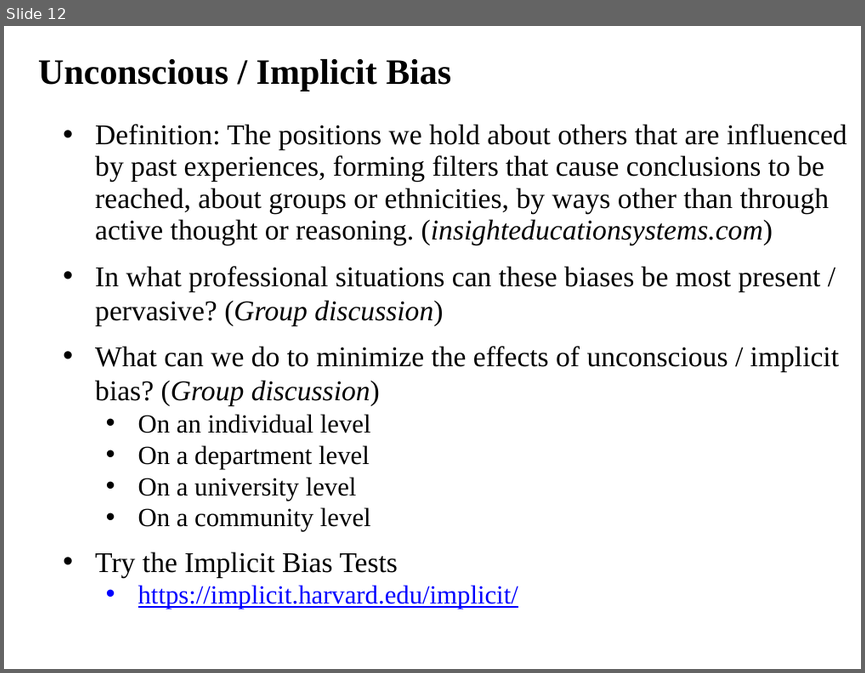
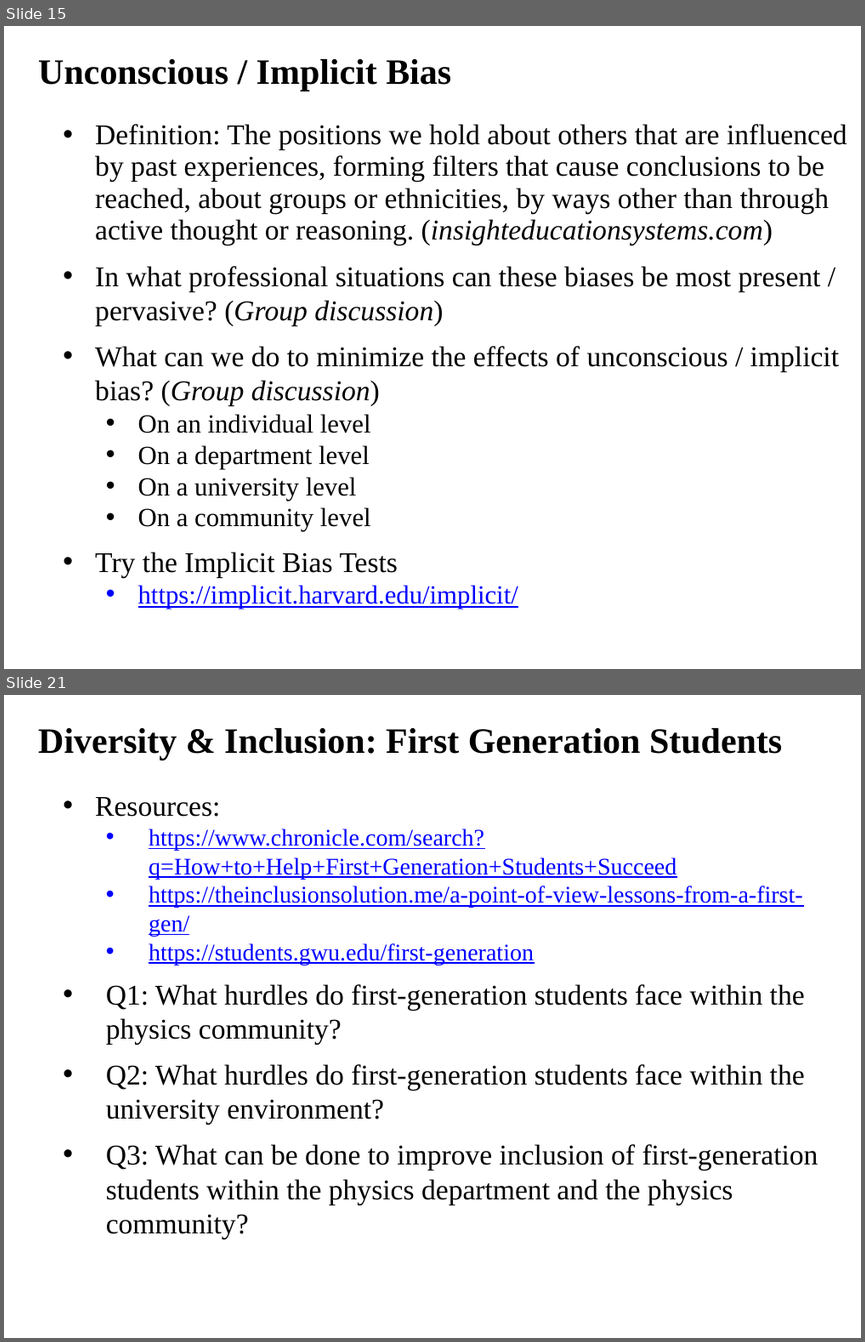
Before and after one commit to ajvanderhorst/PhysicsCapstoneGW, a slide deck: Topics/Slides/ClassCommunity2DiversityInclusion.pptx. Shown one above the other, each under a label of ours: slide 12 before the commit, slides 15 and 21 after it; the slides between them are not shown. The pictures are 865x673 and 865x1342 pixels, drawn with LibreOffice and Linux fonts; fonts in the diff are those of the drawing. Boxes give left, top, right and bottom in pixels: in the first picture for what was removed or moved away, otherwise in the second. Text is boxed around its words. In the diff, an @@ line names an element or a change of style, - is before the commit and + after.

```diff
--- a/Topics/Slides/ClassCommunity2DiversityInclusion.pptx
+++ b/Topics/Slides/ClassCommunity2DiversityInclusion.pptx
@@ slide 21 added at bbox=[4, 695, 861, 1338], background #FFFFFF @@
@@ text added at bbox=[38, 728, 782, 760], 30 pt, text #000000, bold @@
+Diversity & Inclusion: First Generation Students
@@ text added at bbox=[95, 797, 818, 1238], 24 pt, text #000000 @@
+• Resources:
+  • https://www.chronicle.com/search?q=How+to+Help+First+Generation+Students+Succeed
+  • https://theinclusionsolution.me/a-point-of-view-lessons-from-a-first-gen/
+  • https://students.gwu.edu/first-generation
+• Q1: What hurdles do first-generation students face within the physics community?
+• Q2: What hurdles do first-generation students face within the university environment?
+• Q3: What can be done to improve inclusion of first-generation students within the physics department and the physics community?
@@ what was slide 12 is now slide 15 @@
```
Also in this commit, not shown: 11 slides changed, 3 other slides added, 1 slide removed, 2 other files.
